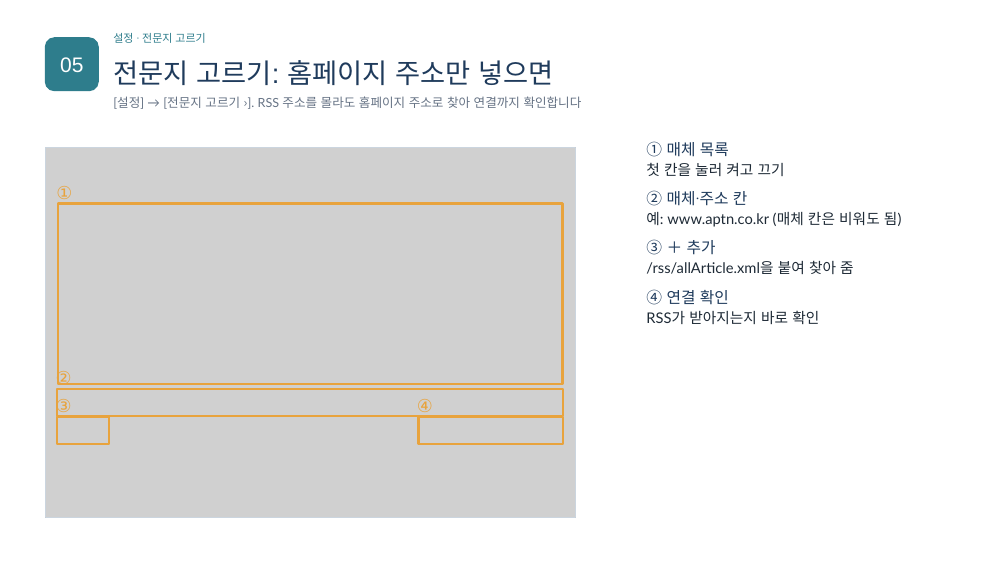
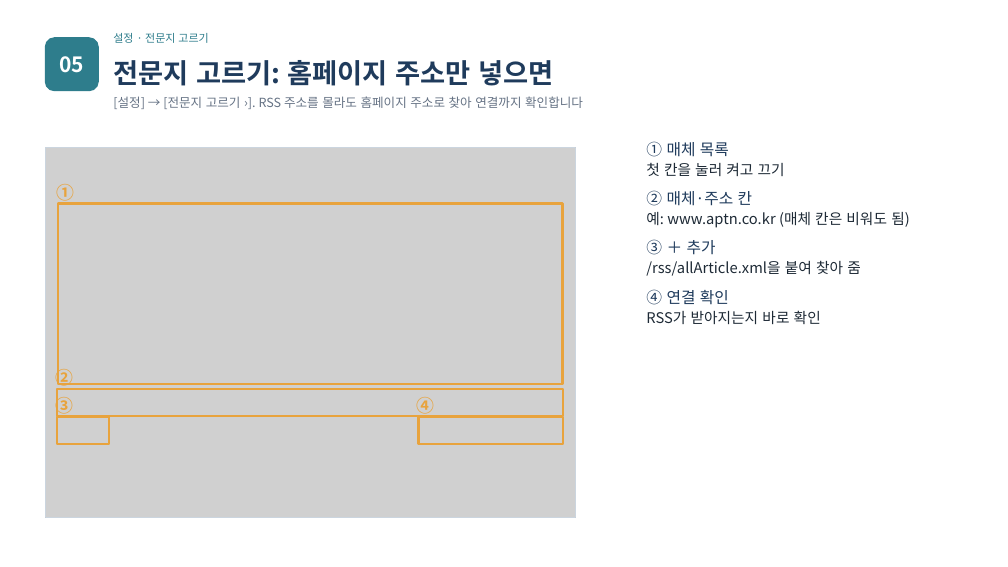
Before and after one commit to kohomkpi-code/news-monitor, a slide deck: slide 20 of docs/manual/2026_KOHOM뉴스룸_사용자매뉴얼_설명자료.pptx. Drawn at 1008x567 pixels with LibreOffice and Linux fonts; fonts in the diff are those of the drawing; grey boxes stand for pictures. Boxes give left, top, right and bottom in pixels: in the first picture for what was removed or moved away, otherwise in the second. Text is boxed around its words. In the diff, an @@ line names an element or a change of style, - is before the commit and + after.

```diff
--- a/docs/manual/2026_KOHOM뉴스룸_사용자매뉴얼_설명자료.pptx
+++ b/docs/manual/2026_KOHOM뉴스룸_사용자매뉴얼_설명자료.pptx
@@ text "설정 · 전문지 고르기" at [113,33,208,43]: font Roboto to Noto Sans CJK KR @@
@@ text "[설정] → [전문지 고르기 ›]. ..." at [113,96,583,109]: font Lato to Noto Sans CJK KR @@
@@ text "① 매체 목록" at [646,141,910,324]: font Roboto to Noto Sans CJK KR in "① 매체 목록", "② 매체·주소 칸", "③ ＋ 추가", "④ 연결 확인"; font Lato to Noto Sans CJK KR in "첫 칸을 눌러 켜고 끄기", "예: www.aptn.co.kr (매체 칸은 비워도 됨)", "/rss/allArticle.xml을 붙여 찾아 줌", "RSS가 받아지는지 바로 확인" @@
@@ font Arial to Noto Sans CJK KR, bold on in 6 elements at [59,56,84,73], [113,60,553,86], [56,184,74,205], [56,366,74,390], [56,394,74,418], [417,397,435,418] @@
```
Also in this commit, not shown: 21 other slides changed, 6 other files.
